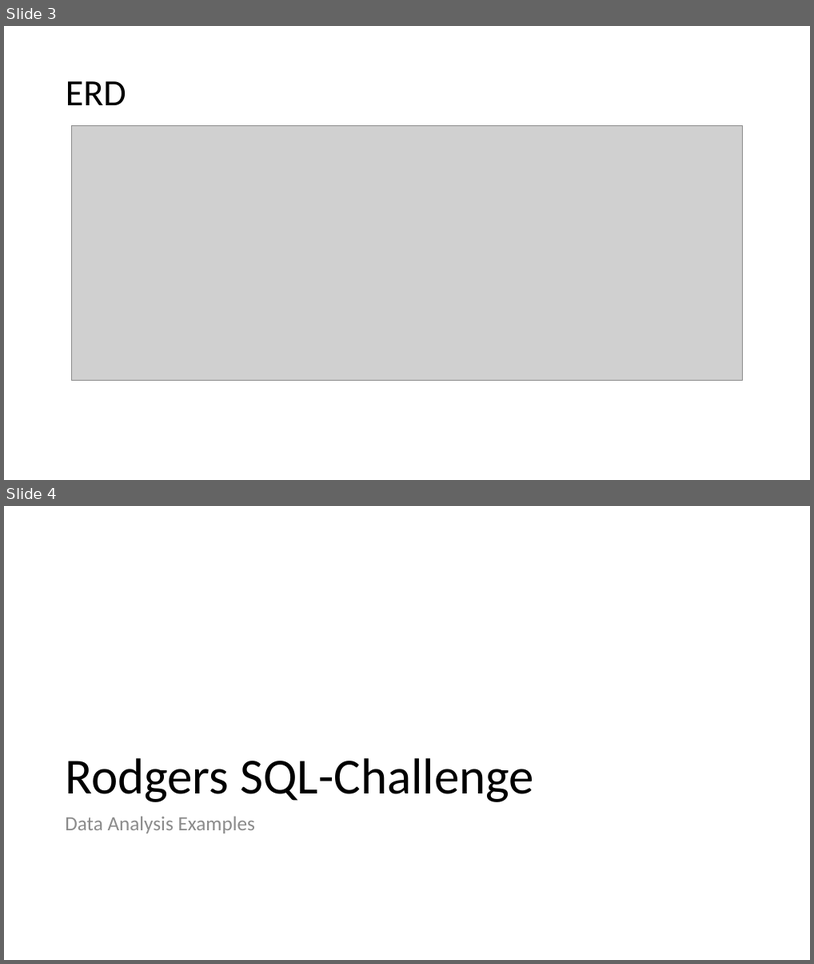
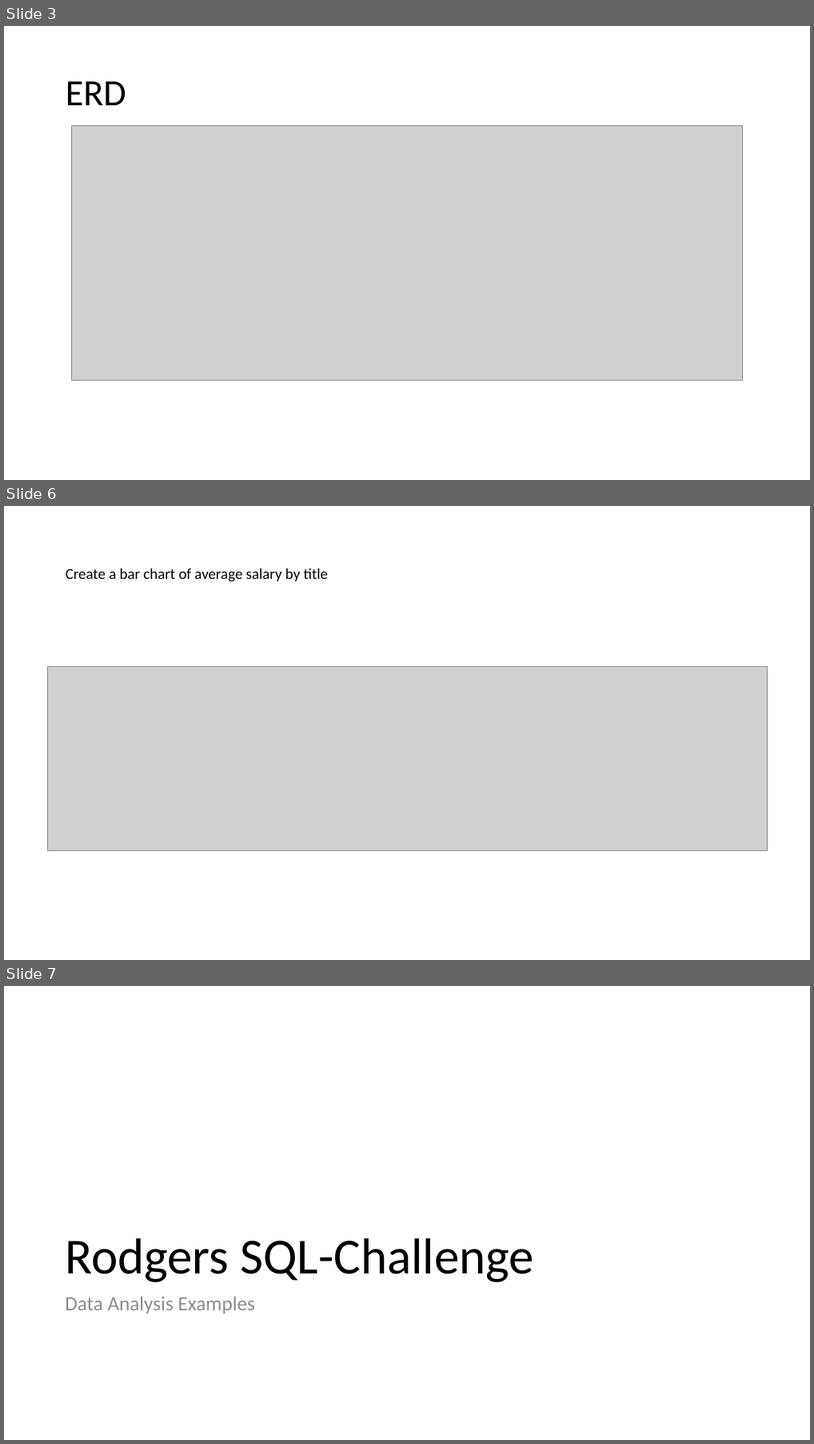
Before and after one commit to rodgerskent/sql-challenge, a slide deck: Rodgers_Pitchbook_PewlettHackard.pptx. Shown one above the other, each under a label of ours: slides 3 and 4 before the commit, slides 3, 6 and 7 after it; the slides between them are not shown. The pictures are 814x964 and 814x1444 pixels, drawn with LibreOffice and Linux fonts; fonts in the diff are those of the drawing; grey boxes stand for pictures. Boxes give left, top, right and bottom in pixels: in the first picture for what was removed or moved away, otherwise in the second. Text is boxed around its words. In the diff, an @@ line names an element or a change of style, - is before the commit and + after.

```diff
--- a/Rodgers_Pitchbook_PewlettHackard.pptx
+++ b/Rodgers_Pitchbook_PewlettHackard.pptx
@@ slide 6 added at bbox=[4, 506, 810, 960], background #FFFFFF @@
@@ title added at bbox=[66, 568, 329, 582], 18 pt, text #000000 @@
+Create a bar chart of average salary by title
@@ picture added at bbox=[47, 666, 767, 851] @@
@@ what was slide 4 is now slide 7 @@
```
Also in this commit, not shown: 1 slide changed, 2 other slides added, 2 slides removed, 1 other file.
